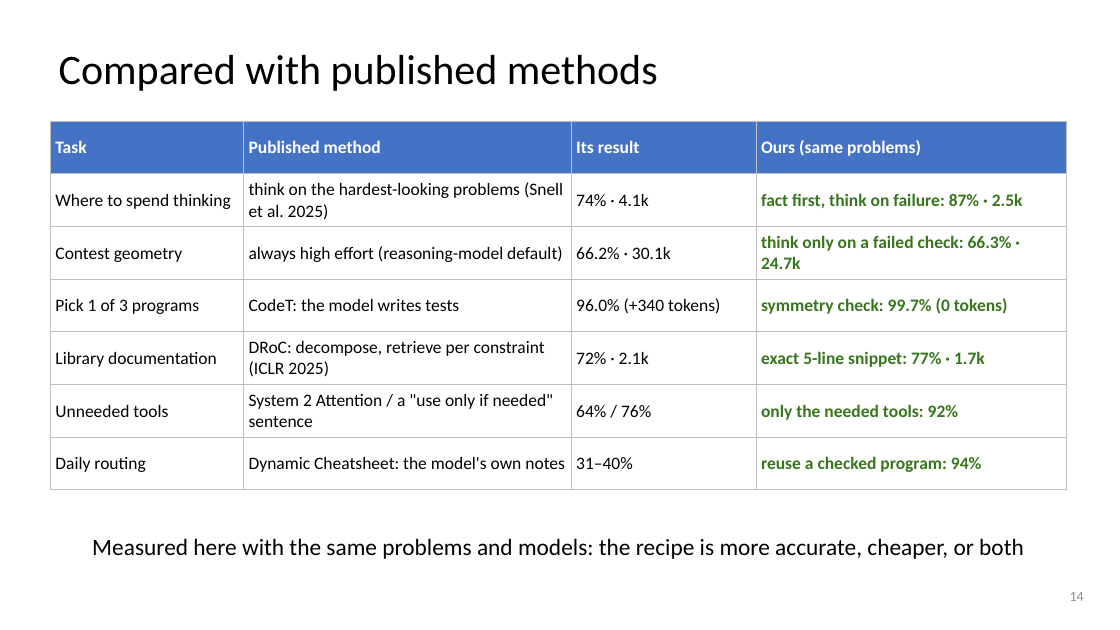
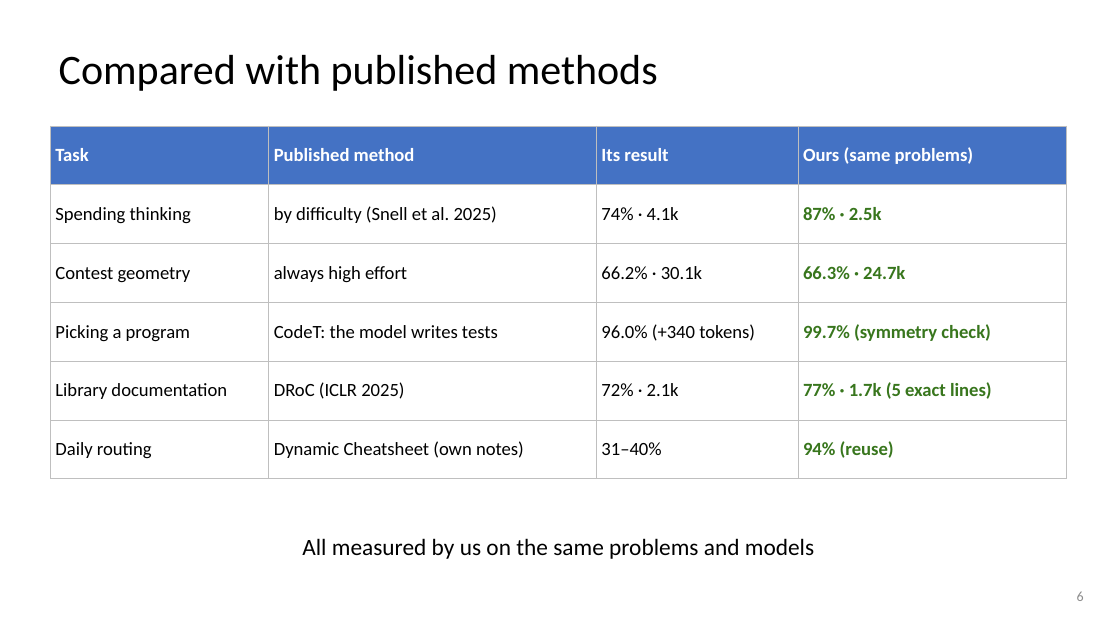
Before and after one commit to dlwns147/CSED490E_Project_Team5, a slide deck: slide 6 of PROPOSAL_slides.pptx (slide 14 before the commit). Drawn at 1120x630 pixels with LibreOffice and Linux fonts; fonts in the diff are those of the drawing. Boxes give left, top, right and bottom in pixels: in the first picture for what was removed or moved away, otherwise in the second. Text is boxed around its words. In the diff, an @@ line names an element or a change of style, - is before the commit and + after.

```diff
--- a/PROPOSAL_slides.pptx
+++ b/PROPOSAL_slides.pptx
@@ table at box(50, 126, 1067, 462) @@
-row 2: Where to spend thinking | think on the hardest-looking problems (Snell et al. 2025) | 74% · 4.1k | fact first, think on failure: 87% · 2.5k
-row 3: Contest geometry | always high effort (reasoning-model default) | 66.2% · 30.1k | think only on a failed check: 66.3% · 24.7k
-row 4: Pick 1 of 3 programs | CodeT: the model writes tests | 96.0% (+340 tokens) | symmetry check: 99.7% (0 tokens)
-row 5: Library documentation | DRoC: decompose, retrieve per constraint (ICLR 2025) | 72% · 2.1k | exact 5-line snippet: 77% · 1.7k
-row 6: Unneeded tools | System 2 Attention / a "use only if needed" sentence | 64% / 76% | only the needed tools: 92%
-row 7: Daily routing | Dynamic Cheatsheet: the model's own notes | 31–40% | reuse a checked program: 94%
+row 2: Spending thinking | by difficulty (Snell et al. 2025) | 74% · 4.1k | 87% · 2.5k
+row 3: Contest geometry | always high effort | 66.2% · 30.1k | 66.3% · 24.7k
+row 4: Picking a program | CodeT: the model writes tests | 96.0% (+340 tokens) | 99.7% (symmetry check)
+row 5: Library documentation | DRoC (ICLR 2025) | 72% · 2.1k | 77% · 1.7k (5 exact lines)
+row 6: Daily routing | Dynamic Cheatsheet (own notes) | 31–40% | 94% (reuse)
@@ table: place and size @@
-table at box(50, 122, 1067, 476)
+table at box(50, 126, 1067, 462)
@@ text at box(302, 538, 814, 559): text changed @@
-Measured here with the same problems and models: the recipe is more accurate, cheaper, or both
+All measured by us on the same problems and models
@@ page number at box(1077, 591, 1084, 601): text changed @@
-14
+6
```
Also in this commit, not shown: 3 other slides changed, 2 slides added, 10 slides removed, 6 other files.
